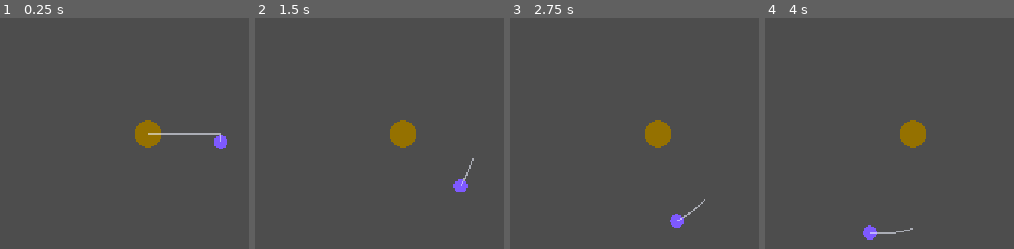
Above: before the commit, frames 1-4 (left to right).
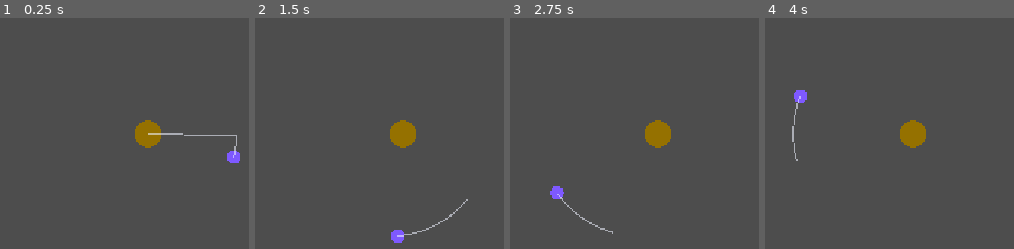
Above: after the commit, the same moments.

Repository: EvaPelko/AgriQuest
Game: Godot game, scene res://scenes/system.tscn
Two runs of this game, one before a commit and one after it. Both use one fixed random seed, a clock stepped at 60 frames per second and the inputs below.
Inputs:
- Up to frame 1 (0.25 s): no input
- Up to frame 2 (1.5 s): tap Enter at 0.5 s; tap Space at 1.25 s
- Up to frame 3 (2.75 s): no input
- Up to frame 4 (4 s): no input

The runs differ from the first frame. In frame 1, 0.8% of the frame differs, in the area x 73-97%, y 49-63%; in frame 2, 0.7%; in frame 3, 0.7%; in frame 4, 0.8%.

Commit message:
add Kepler's 2nd law

Diff:
--- a/solar-system/scenes/planet.gd
+++ b/solar-system/scenes/planet.gd
@@ -1,9 +1,9 @@
 extends AnimatableBody2D
 
 @export var semi_major_axis: float = 150.0  # Size of the orbit
-@export var eccentricity: float = 0.3     # Oval shape (0 = perfect circle, 0.9 = flat oval)
+@export var eccentricity: float = 0.15     # Oval shape (0 = perfect circle, 0.9 = flat oval)
 @export var max_trail_length: int = 50 # Controls how long the trail is
-@export var orbit_speed: float = 0.5 # 1.0 is default, lower is slower
+@export var orbit_speed: float = 20000.0
 
 var angle: float = 0.0
 @onready var line_2d: Line2D = $Line2D
@@ -13,18 +13,19 @@
 	line_2d.top_level = true
 
 func _process(delta: float) -> void:
-	# 1. Spin the angle over time to make the planet move
-	angle += delta * orbit_speed
-
-	# 2. Kepler's First Law formula: Calculate distance (r) based on the angle
-	# Formula: r = a * (1 - e^2) / (1 + e * cos(angle))
+	# 1. Kepler's First Law formula: Calculate distance (radius) for the CURRENT angle first
 	var e_squared = eccentricity * eccentricity
 	var numerator = semi_major_axis * (1.0 - e_squared)
 	var denominator = 1.0 + (eccentricity * cos(angle))
-
 	var radius = numerator / denominator
 
-	# 3. Convert that distance and angle into standard X and Z coordinates
+	# 2. Kepler's Second Law: Adjust the speed of the angle based on the radius
+	# Equal areas in equal times means: d_angle = (Constant / r^2) * delta
+	if radius > 0.0:
+		var angular_velocity = orbit_speed / (radius * radius)
+		angle += angular_velocity * delta
+
+	# 3. Convert that distance and angle into standard X and Y coordinates
 	var x = radius * cos(angle)
 	var y = radius * sin(angle)
 
